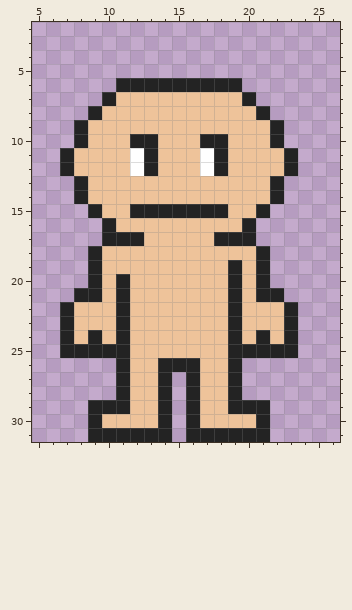
Pixel-art file: player/base_pj_32x32_front.aseprite. Above, as it was before the edit.
32x32 pixels, 1 frame. Colours within 5 levels of each other are drawn and written as one. Shown: x 5..26, y 2..31.
Once edited:
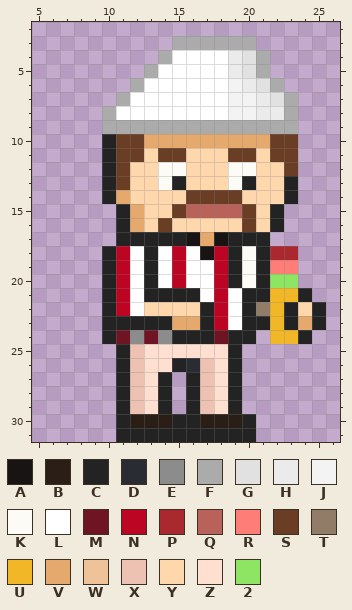
Palette (. is transparent): A #181413  B #2a1e16  C #232323  D #2a2c34  E #8c8c8c  F #ababab  G #e1e1e1  H #ebebeb  J #f3f3f3  K #fcfbf6  L #ffffff  M #6f1423  N #bc0523  P #aa292e  Q #b8625a  R #fe7d77  S #6a3e24  T #907c67  U #f1b727  V #e6a96d  W #eec39a  X #edc2b3  Y #fed7ac  Z #fedfd0  2 #8ee564
Changes in this commit:
Changed rows in their new state; - is an unchanged pixel.
first column x 7:
 3 --------FFFFFF-----
 4 -------FLLLLHGF----
 5 ------FLLLLLHGF----
 6 ----.FLLLLLLJHGF---
 7 ---.FLLLLLLLJJHGF--
 8 --.FLLLLLLLLJJHHF--
 9 -..FFFFFFFFFFFFFF--
10 -..CSSVVVVVVVVVSS--
11 ...CSSYSSYYYSSYSS--
12 ...CSYYKKYYYKKYYS--
13 -..CSYYKCYYYKCYYC--
14 -..CVYYYYSSSSYYYC--
15 --..CVYYSQQQQSYC---
16 ---.CVYSYYYYYSYC---
17 ---.--CCCAVA--C----
18 --.CNLCLNLANCK-PP--
19 --.CNLCLNLLN-K-RR--
20 --.CNLCLNLLN-K-22--
21 -..CNLCCCCLNLC-UUC-
22 ...CNLYYYYCNLCTU-YC
23 ...C-CCCVVCNLCCU-VC
24 ...CMEMECCCM-C.UUC-
25 ....-XZZZZZZ-....--
26 -----XZZ-DXZ-------
27 -----XZ---XZ-------
28 -----XZ---XZ-------
29 --..-XZ---XZ-..----
30 --..CBBBC-BBBC.----
31 --..----C-----.----
Changed places in both pictures, as pixel boxes (x1, y1, x2, y2):
changed: (60, 36, 326, 442)
